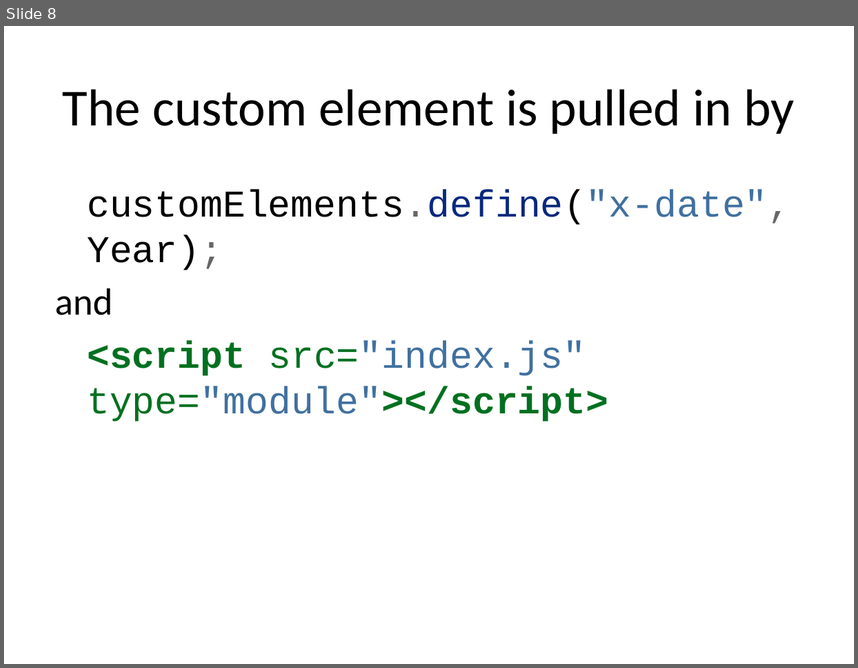
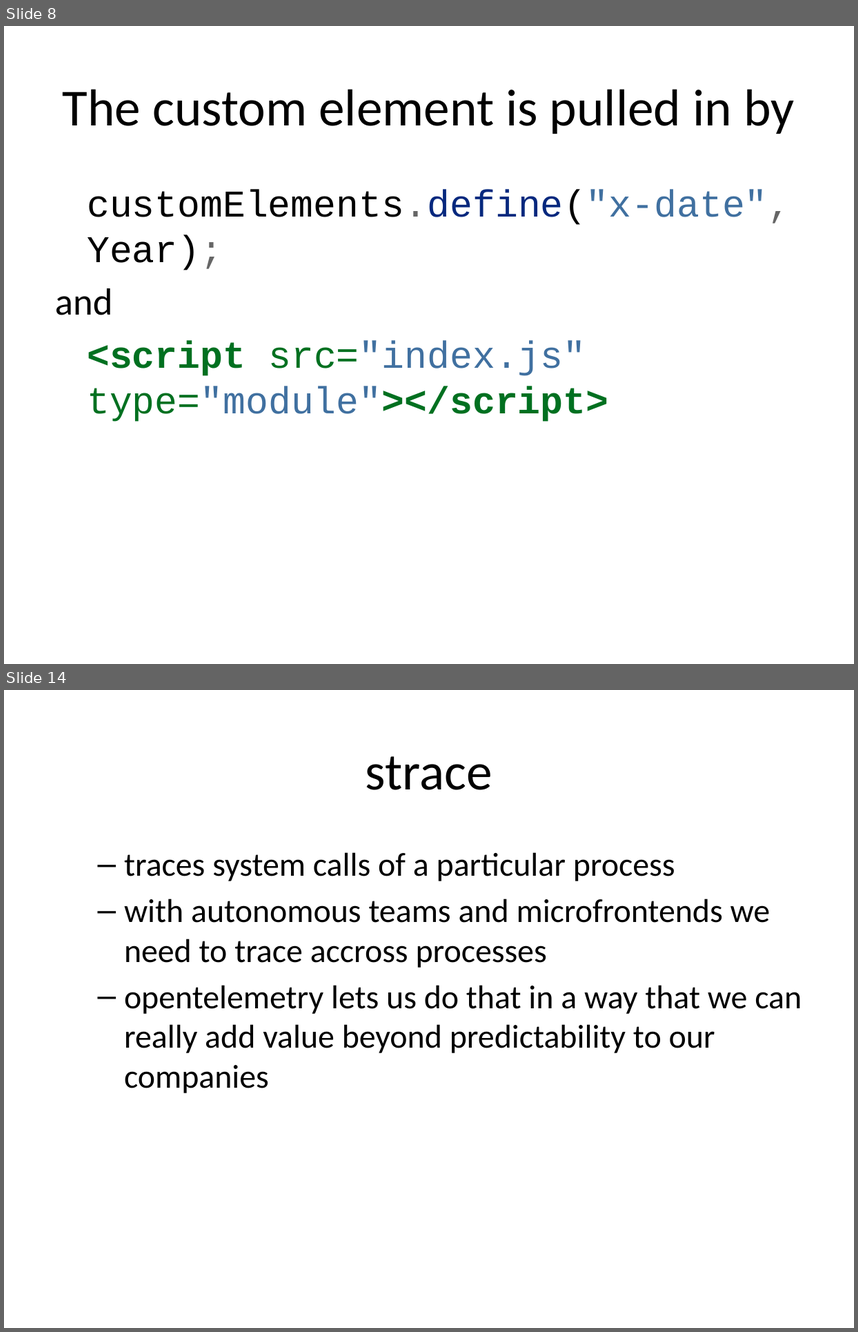
Before and after one commit to rhildred/INFO8985, a slide deck: microfrontend_instrumenting/slides.pptx. Shown one above the other, each under a label of ours: slide 8 before the commit, slides 8 and 14 after it; the slides between them are not shown. The pictures are 858x668 and 858x1332 pixels, drawn with LibreOffice and Linux fonts; fonts in the diff are those of the drawing. Boxes give left, top, right and bottom in pixels: in the first picture for what was removed or moved away, otherwise in the second. Text is boxed around its words. In the diff, an @@ line names an element or a change of style, - is before the commit and + after.

```diff
--- a/microfrontend_instrumenting/slides.pptx
+++ b/microfrontend_instrumenting/slides.pptx
@@ slide 14 added at (4,690,854,1328), background #FFFFFF @@
@@ title added at (366,756,493,790), 44 pt, text #000000 @@
+strace
@@ text added at (124,852,802,1093), 28 pt, text #000000 @@
+  – traces system calls of a particular process
+  – with autonomous teams and microfrontends we need to trace accross processes
+  – opentelemetry lets us do that in a way that we can really add value beyond predictability to our companies
```
Also in this commit, not shown: 5 other slides added, 11 other files.
